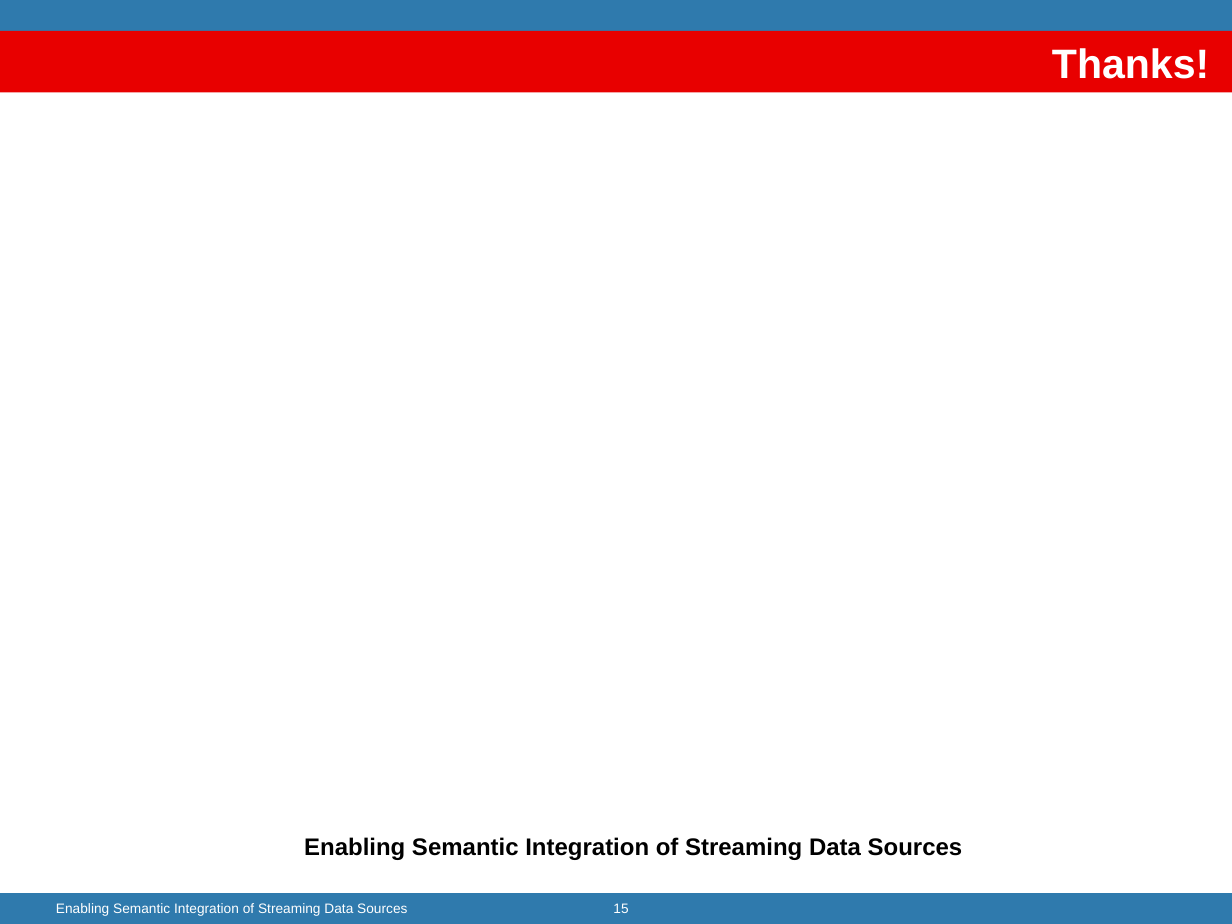
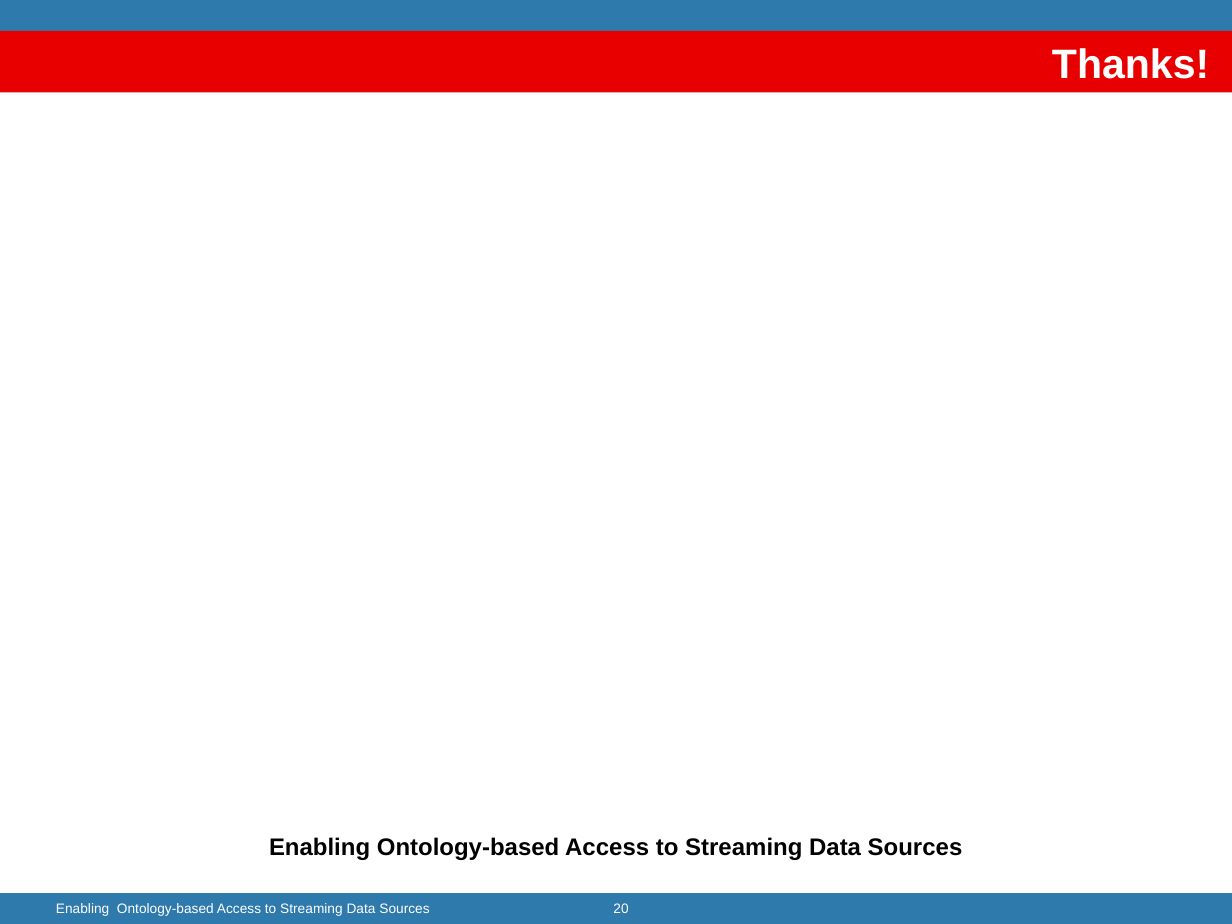
Before and after one commit to jpcik/morph-streams, a slide deck: slide 20 of doc/dis/EnablingStreamingDA/Enabling ontology-based Streaming Data Access.pptx (slide 15 before the commit). Drawn at 1232x924 pixels with LibreOffice and Linux fonts; fonts in the diff are those of the drawing; background and template pictures are left out. Boxes give left, top, right and bottom in pixels: in the first picture for what was removed or moved away, otherwise in the second. Text is boxed around its words. In the diff, an @@ line names an element or a change of style, - is before the commit and + after.

Commit message:
updated til sparql stream

```diff
--- a/doc/dis/EnablingStreamingDA/Enabling ontology-based Streaming Data Access.pptx
+++ b/doc/dis/EnablingStreamingDA/Enabling ontology-based Streaming Data Access.pptx
@@ text at (269,837,963,860): text changed @@
-Enabling Semantic Integration of Streaming Data Sources
+Enabling Ontology-based Access to Streaming Data Sources
@@ text at (56,903,429,916): text changed @@
-Enabling Semantic Integration of Streaming Data Sources
+Enabling Ontology-based Access to Streaming Data Sources
@@ page number at (613,903,628,913): text changed @@
-15
+20
```
Also in this commit, not shown: 7 other slides changed, 7 slides added, 10 slides removed.
